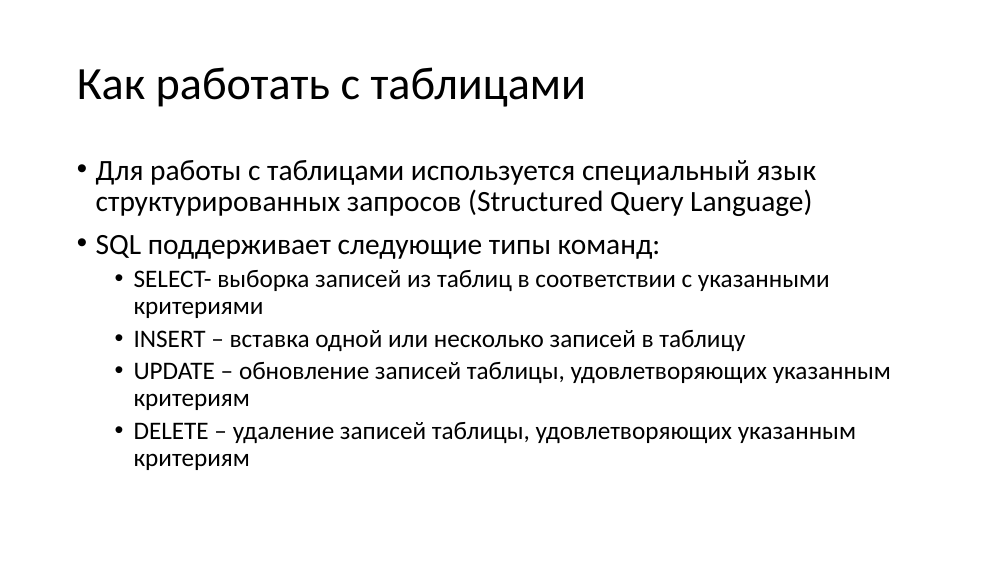
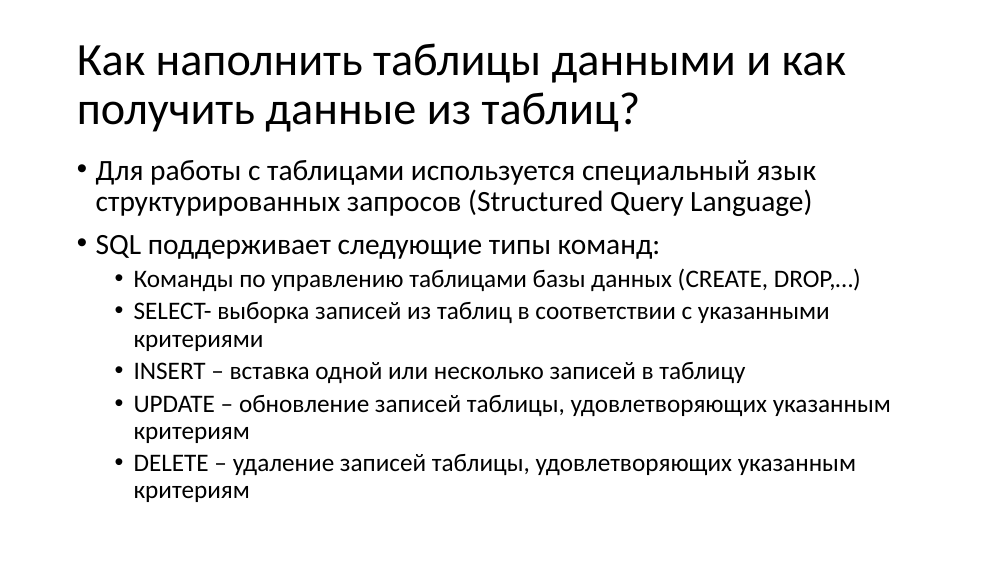
Before and after one commit to paveltsytovich/telegram-course, a slide deck: slide 134 of Presentation/Разработка ботов для телеграмм на Python.pptx (slide 133 before the commit). Drawn at 1008x567 pixels with LibreOffice and Linux fonts; fonts in the diff are those of the drawing. Boxes give left, top, right and bottom in pixels: in the first picture for what was removed or moved away, otherwise in the second. Text is boxed around its words. In the diff, an @@ line names an element or a change of style, - is before the commit and + after.

Commit message:
добавлены слайды по созданию таблиц задачи "Расписание"

```diff
--- a/Presentation/Разработка ботов для телеграмм на Python.pptx
+++ b/Presentation/Разработка ботов для телеграмм на Python.pptx
@@ title at box(77, 43, 846, 132): text changed @@
-Как работать с таблицами
+Как наполнить таблицы данными и как получить данные из таблиц?
@@ text at box(134, 268, 861, 291): paragraph added @@
+  • Команды по управлению таблицами базы данных (CREATE, DROP,…)
```
Also in this commit, not shown: 1 other slide changed, 2 slides added.
